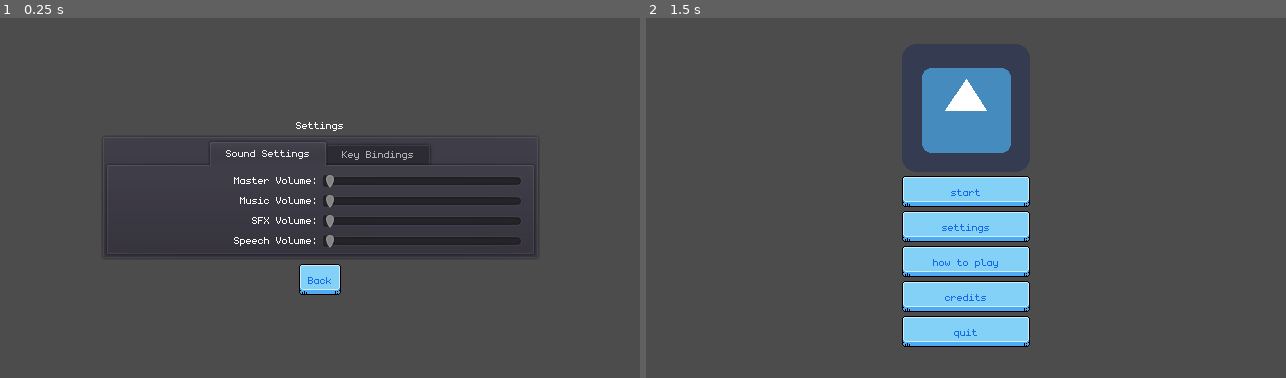
Above: before the commit, frames 1-2 (left to right).
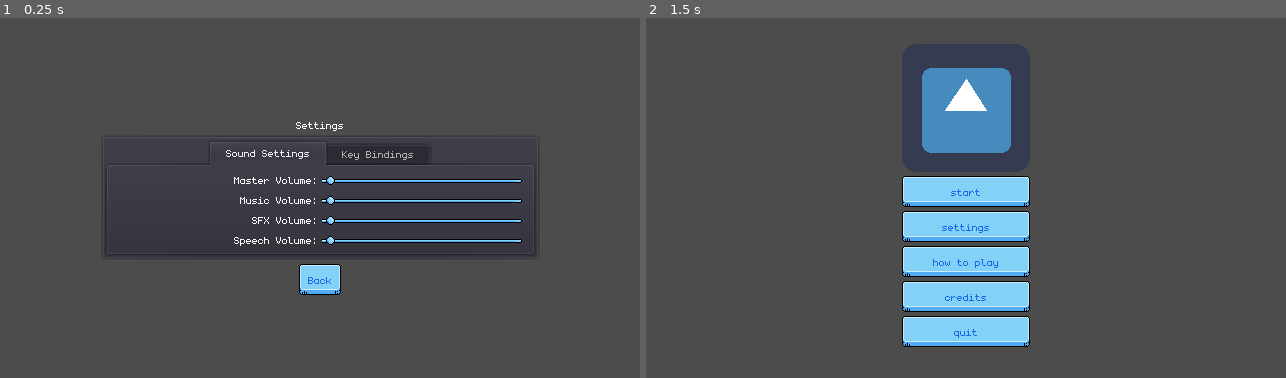
Above: after the commit, the same moments.

Repository: dmitriy-shmilo/spring-jam-2021
Game: Godot game, scene res://settings_screen/settings_screen.tscn
Two runs of this game, one before a commit and one after it. Both use one fixed random seed, a clock stepped at 60 frames per second and the inputs below. This scene is started directly instead of the project's main scene. The engine's default icon, where the game draws it, is replaced by a stand-in: a white triangle on a blue panel in a dark square.
Inputs:
- Up to frame 1 (0.25 s): no input
- Up to frame 2 (1.5 s): tap Enter at 0.5 s; hold D (right) 0.53-1.25 s; tap W (up) at 0.77 s; click "Back" at 1.25 s

The runs differ from the first frame. In frame 1, 2.7% of the frame differs, in the area x 50-82%, y 43-64%; in frame 2, nothing differs.

Commit message:
Add slider styles.

Diff:
--- a/src/ui/default_theme.tres
+++ b/src/ui/default_theme.tres
@@ -1,14 +1,16 @@
-[gd_resource type="Theme" load_steps=8 format=2]
+[gd_resource type="Theme" load_steps=24 format=2]
 
 [ext_resource path="res://assets/ui.png" type="Texture" id=1]
 
 [sub_resource type="StyleBoxTexture" id=1]
 texture = ExtResource( 1 )
-region_rect = Rect2( 96, 0, 32, 16 )
+region_rect = Rect2( 128, 0, 32, 16 )
 margin_left = 9.0
 margin_right = 9.0
 margin_top = 9.0
 margin_bottom = 9.0
+
+[sub_resource type="StyleBoxEmpty" id=23]
 
 [sub_resource type="StyleBoxTexture" id=2]
 texture = ExtResource( 1 )
@@ -29,11 +31,81 @@
 [sub_resource type="StyleBoxTexture" id=4]
 content_margin_bottom = 3.0
 texture = ExtResource( 1 )
-region_rect = Rect2( 64, 0, 32, 16 )
+region_rect = Rect2( 96, 0, 32, 16 )
 margin_left = 9.0
 margin_right = 9.0
 margin_top = 9.0
 margin_bottom = 9.0
+
+[sub_resource type="AtlasTexture" id=11]
+atlas = ExtResource( 1 )
+region = Rect2( 112, 16, 16, 16 )
+
+[sub_resource type="AtlasTexture" id=12]
+atlas = ExtResource( 1 )
+region = Rect2( 144, 16, 16, 16 )
+
+[sub_resource type="AtlasTexture" id=15]
+atlas = ExtResource( 1 )
+region = Rect2( 128, 16, 16, 16 )
+
+[sub_resource type="AtlasTexture" id=16]
+atlas = ExtResource( 1 )
+region = Rect2( 160, 16, 16, 16 )
+
+[sub_resource type="StyleBoxTexture" id=8]
+texture = ExtResource( 1 )
+region_rect = Rect2( 0, 16, 16, 16 )
+
+[sub_resource type="StyleBoxTexture" id=9]
+texture = ExtResource( 1 )
+region_rect = Rect2( 16, 16, 16, 16 )
+
+[sub_resource type="StyleBoxTexture" id=10]
+texture = ExtResource( 1 )
+region_rect = Rect2( 32, 16, 16, 16 )
+
+[sub_resource type="StyleBoxTexture" id=13]
+texture = ExtResource( 1 )
+region_rect = Rect2( 48, 16, 32, 16 )
+margin_left = 15.0
+margin_right = 15.0
+
+[sub_resource type="StyleBoxTexture" id=14]
+texture = ExtResource( 1 )
+region_rect = Rect2( 80, 16, 32, 16 )
+margin_left = 15.0
+margin_right = 15.0
+
+[sub_resource type="AtlasTexture" id=17]
+atlas = ExtResource( 1 )
+region = Rect2( 0, 16, 16, 16 )
+
+[sub_resource type="AtlasTexture" id=18]
+atlas = ExtResource( 1 )
+region = Rect2( 32, 16, 16, 16 )
+
+[sub_resource type="AtlasTexture" id=19]
+atlas = ExtResource( 1 )
+region = Rect2( 16, 16, 16, 16 )
+
+[sub_resource type="StyleBoxTexture" id=21]
+texture = ExtResource( 1 )
+region_rect = Rect2( 80, 16, 32, 16 )
+margin_left = 15.0
+margin_right = 15.0
+
+[sub_resource type="StyleBoxTexture" id=22]
+texture = ExtResource( 1 )
+region_rect = Rect2( 112, 16, 32, 16 )
+margin_left = 15.0
+margin_right = 15.0
+
+[sub_resource type="StyleBoxTexture" id=20]
+texture = ExtResource( 1 )
+region_rect = Rect2( 48, 16, 32, 16 )
+margin_left = 15.0
+margin_right = 15.0
 
 [sub_resource type="DynamicFontData" id=5]
 font_path = "res://ui/monogram.ttf"
@@ -50,7 +122,7 @@
 Button/constants/hseparation = 2
 Button/fonts/font = null
 Button/styles/disabled = SubResource( 1 )
-Button/styles/focus = null
+Button/styles/focus = SubResource( 23 )
 Button/styles/hover = SubResource( 2 )
 Button/styles/normal = SubResource( 3 )
 Button/styles/pressed = SubResource( 4 )
@@ -72,12 +144,19 @@
 CheckBox/styles/hover_pressed = null
 CheckBox/styles/normal = null
 CheckBox/styles/pressed = null
-HScrollBar/icons/decrement = null
-HScrollBar/icons/decrement_highlight = null
-HScrollBar/icons/increment = null
-HScrollBar/icons/increment_highlight = null
-HScrollBar/styles/grabber = null
-HScrollBar/styles/grabber_highlight = null
-HScrollBar/styles/grabber_pressed = null
-HScrollBar/styles/scroll = null
-HScrollBar/styles/scroll_focus = null
+HScrollBar/icons/decrement = SubResource( 11 )
+HScrollBar/icons/decrement_highlight = SubResource( 12 )
+HScrollBar/icons/increment = SubResource( 15 )
+HScrollBar/icons/increment_highlight = SubResource( 16 )
+HScrollBar/styles/grabber = SubResource( 8 )
+HScrollBar/styles/grabber_highlight = SubResource( 9 )
+HScrollBar/styles/grabber_pressed = SubResource( 10 )
+HScrollBar/styles/scroll = SubResource( 13 )
+HScrollBar/styles/scroll_focus = SubResource( 14 )
+HSlider/icons/grabber = SubResource( 17 )
+HSlider/icons/grabber_disabled = SubResource( 18 )
+HSlider/icons/grabber_highlight = SubResource( 19 )
+HSlider/icons/tick = null
+HSlider/styles/grabber_area = SubResource( 21 )
+HSlider/styles/grabber_area_highlight = SubResource( 22 )
+HSlider/styles/slider = SubResource( 20 )
Binary file changed: src/assets/ui.aseprite
Binary file changed: src/assets/ui.png
